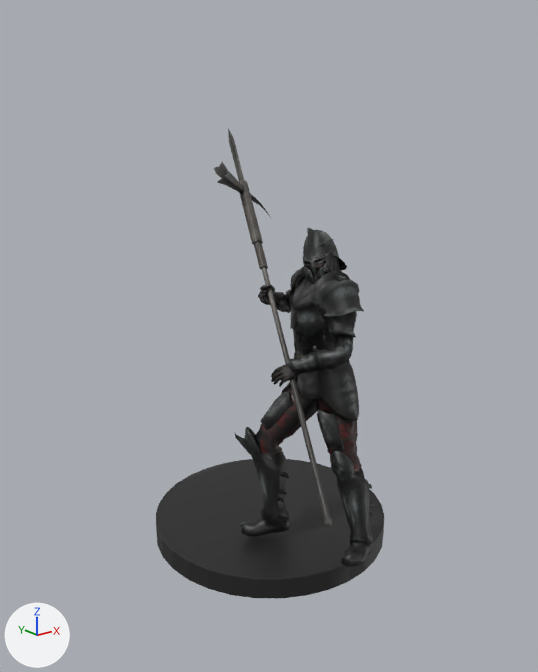
An edit to the OBJ model assets/minis/acolpole1/model.obj, drawn before and after from the same camera.
One viewpoint serves both versions: a camera (50 mm lens) standing at (-1.83, -2.28, 1.8) and looking at (0.1, 0.13, 0.84). Every picture has the same lights, and +X, +Y and +Z are marked at lower left. The older version comes first. Where no turn or scale is listed for an object, it has been applied to the vertices. Vertices at exactly the same position are counted once.

Names of what the first picture shows: 'lucernehammer2.smd'.
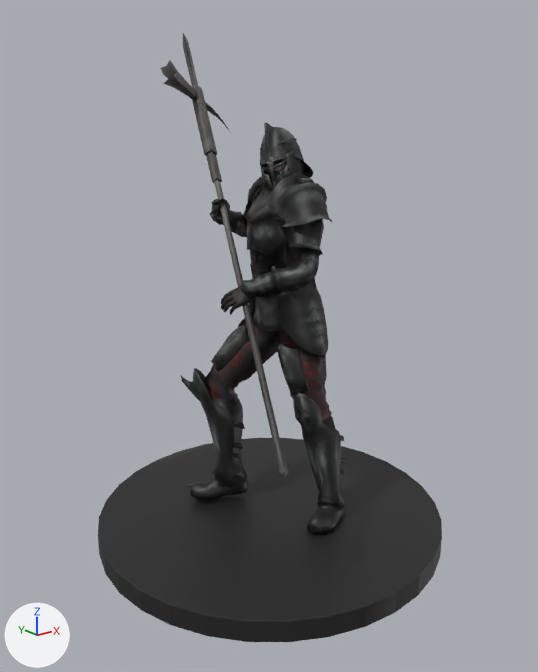
Edits to the bpy script that builds the scene:
```text
Change me_lucernehammer2_smd:
    used by ob_lucernehammer2_smd; location = (0.0, 0.0, 0.0)
    remove me_lucernehammer2_smd.from_pydata(...)  # 3102 vertices, 5952 faces; spans x -0.5..0.5, y -0.7..0.7, z 0.0..1.69
    add me_lucernehammer2_smd.from_pydata(...)  # 3103 vertices, 5952 faces; spans x -0.74..0.74, y -0.74..1.35, z 0.0..2.16
    me_lucernehammer2_smd part 1: the loose piece of 13 vertices spanning x 0.18..0.31, y 0.43..0.7, z 1.45..1.69 is scaled about its middle by 1.31, then moved by (0.16, 0.61, 0.44)
    me_lucernehammer2_smd part 2: the loose piece of 16 vertices spanning x 0.02..0.22, y 0.08..0.46, z 1.14..1.48 is scaled about its middle by 1.31, then moved by (0.12, 0.52, 0.36)
    me_lucernehammer2_smd part 3: the loose piece of 49 vertices spanning x 0.01..0.18, y 0.34..0.44, z 1.42..1.56 is scaled about its middle by 1.31, then moved by (0.11, 0.55, 0.41)
    me_lucernehammer2_smd part 4: the loose piece of 25 vertices spanning x -0.32..0.08, y -0.7..0.17, z 0.46..1.22 is scaled about its middle by 1.31, then moved by (0.05, 0.35, 0.21)
    me_lucernehammer2_smd part 5: the loose piece of 24 vertices spanning x 0.18..0.32, y 0.39..0.42, z 1.3..1.44 is scaled about its middle by 1.31, then moved by (0.16, 0.56, 0.37)
    me_lucernehammer2_smd part 6: the loose piece of 6 vertices spanning x -0.13..-0.1, y -0.23..-0.21, z 0.3..0.33 is moved by (0.05, 0.37, 0.05)
    me_lucernehammer2_smd part 7: the loose piece of 4 vertices spanning x -0.13..-0.11, y -0.23..-0.2, z 0.27..0.29 is moved by (0.05, 0.37, 0.04)
    me_lucernehammer2_smd part 8: the loose piece of 40 vertices spanning x -0.03..0.02, y -0.43..-0.3, z 0.52..0.68 is scaled about its middle by 1.31, then moved by (0.08, 0.32, 0.14)
    me_lucernehammer2_smd part 9: the loose piece of 22 vertices spanning x 0.05..0.07, y -0.38..-0.3, z 1.17..1.2 is scaled about its middle by 1.31, then moved by (0.1, 0.33, 0.32)
    me_lucernehammer2_smd part 10: the loose piece of 133 vertices spanning x -0.03..0.16, y -0.45..-0.26, z 1.06..1.21 is scaled about its middle by 1.31, then moved by (0.1, 0.32, 0.3)
    me_lucernehammer2_smd part 11: the loose piece of 13 vertices spanning x -0.03..-0.01, y -0.2..-0.16, z 0.97..1.05 is scaled about its middle by 1.31, then moved by (0.08, 0.38, 0.26)
    me_lucernehammer2_smd part 12: the loose piece of 133 vertices spanning x 0.03..0.23, y -0.16..0.02, z 1.03..1.19 is copied, and the copy is scaled about its middle by 1.31, then moved by (0.12, 0.41, 0.3); it spans x 0.13..0.38, y 0.22..0.46, z 1.31..1.51
    me_lucernehammer2_smd part 13: the loose piece of 40 vertices spanning x -0.14..-0.03, y -0.21..-0.09, z 0.57..0.71 is scaled about its middle by 1.31, then moved by (0.06, 0.39, 0.15)
    me_lucernehammer2_smd part 14: the loose piece of 330 vertices spanning x 0.02..0.19, y -0.28..-0.12, z 1.14..1.36 is scaled about its middle by 1.31, then moved by (0.12, 0.37, 0.34)
    me_lucernehammer2_smd part 15: a new loose piece, a 32-sided cylinder along z spanning x -0.743..0.743, y -0.743..0.743, z 0.0..0.09, in mat_atlas (picture img_diffuse_png)
    me_lucernehammer2_smd part 16: 1 vertex moved within x 0.09, y -0.06, z 1.14; 2329 vertices removed from x -0.5..0.5, y -0.57..0.5, z 0.0..1.26; 2133 vertices added at x -0.24..0.36, y -0.31..0.6, z 0.07..1.61
    other edits to the shape of me_lucernehammer2_smd do not show in these pictures
```

What differs and where, as boxes (x1, y1, x2, y2) in the pictures (538 x 672 px; the box of a moved part takes in the faces that stretch with it):
'lucernehammer2.smd', reshaped (51% wider, 30% taller)
    before: (156, 128, 384, 598)
    after: (98, 33, 442, 642)
part 1 of me_lucernehammer2_smd, moved or reshaped
    before: (228, 128, 244, 180)
    after: (183, 33, 198, 87)
part 2 of me_lucernehammer2_smd, moved or reshaped
    before: (239, 178, 268, 270)
    after: (192, 84, 222, 183)
part 3 of me_lucernehammer2_smd, moved or reshaped
    before: (214, 162, 244, 193)
    after: (160, 60, 198, 100)
part 4 of me_lucernehammer2_smd, moved or reshaped
    before: (262, 267, 332, 527)
    after: (214, 179, 289, 477)
part 5 of me_lucernehammer2_smd, moved or reshaped
    before: (250, 193, 271, 218)
    after: (205, 102, 231, 133)
part 6 of me_lucernehammer2_smd, moved or reshaped
    before: (278, 488, 287, 495)
    after: (233, 442, 243, 449)
part 7 of me_lucernehammer2_smd, moved or reshaped
    before: (278, 497, 284, 502)
    after: (233, 452, 240, 459)
part 8 of me_lucernehammer2_smd, moved or reshaped
    before: (317, 409, 344, 451)
    after: (277, 343, 310, 395)
part 9 of me_lucernehammer2_smd, moved or reshaped
    before: (334, 274, 346, 281)
    after: (296, 177, 310, 184)
part 10 of me_lucernehammer2_smd, moved or reshaped
    before: (310, 271, 364, 317)
    after: (268, 173, 332, 227)
part 11 of me_lucernehammer2_smd, moved or reshaped
    before: (292, 309, 297, 329)
    after: (247, 223, 253, 247)
part 12 of me_lucernehammer2_smd, added
    after: (245, 176, 263, 213)
part 13 of me_lucernehammer2_smd, moved or reshaped
    before: (260, 392, 293, 430)
    after: (211, 325, 250, 371)
part 14 of me_lucernehammer2_smd, moved or reshaped
    before: (302, 228, 347, 284)
    after: (260, 123, 313, 192)
part 15 of me_lucernehammer2_smd, added
    after: (98, 438, 442, 642)
part 16 of me_lucernehammer2_smd, moved or reshaped
    before: (156, 256, 384, 598)
    after: (181, 158, 346, 533)
